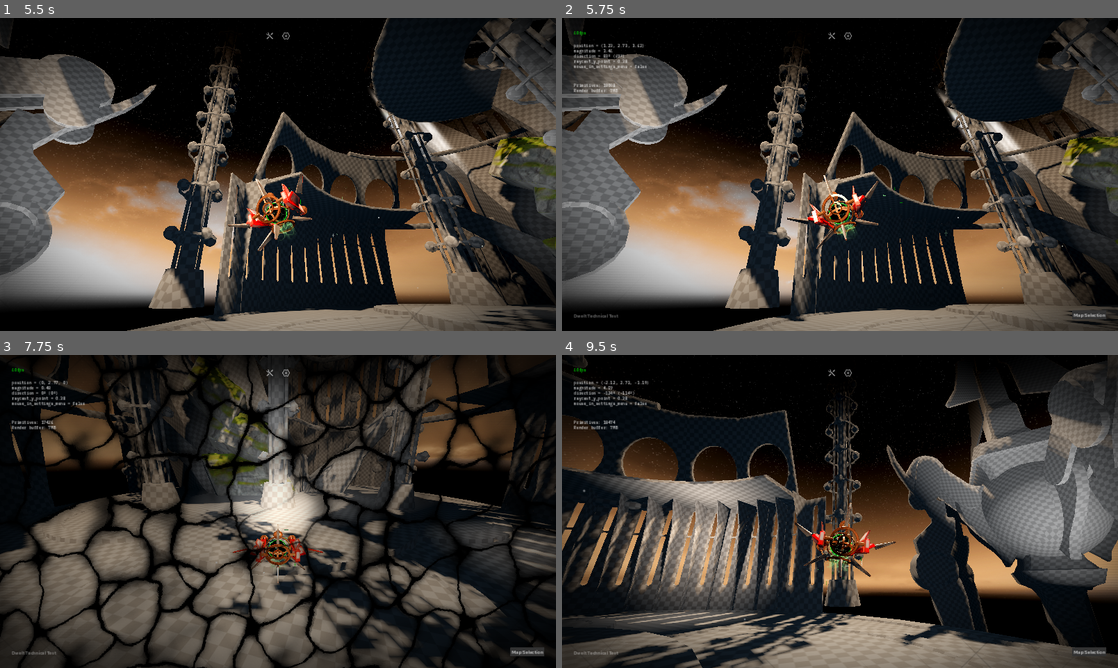
Above: before the commit, frames 1-4 (two rows, left to right).
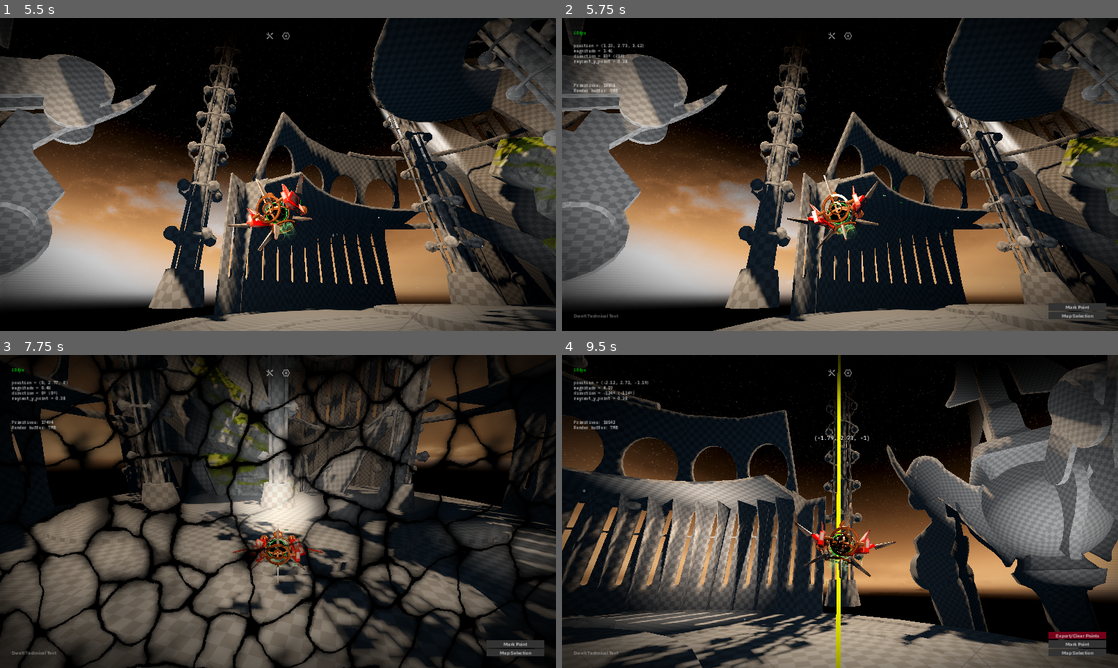
Above: after the commit, the same moments.

Repository: slyllama/dwelt-learn
Game: Godot game, scene res://lib/loading/loading.tscn
Same seed, same stepped clock (60 frames per second), same inputs: the game is played once before the commit and once after it.
Inputs (mouse positions are in pixels of both pictures, inside the frame that each line leads up to):
- Up to frame 1 (5.5 s): click "Play" at 0.5 s; click (272, 36) at 1.25 s; tap Enter at 2 s; move the mouse to (400, 158) at 2.02 s; press the mouse at (400, 158) at 2.03 s; hold D (strafe_right) 2.03-2.75 s; release the mouse at (400, 158) at 2.75 s; drag from (166, 190) to (250, 237) at 2.77 s; move the mouse to (333, 105) at 3.52 s; hold D (strafe_right) 3.53-4.25 s; hold Right mouse button (right_click) 3.53-4.25 s; click (333, 105) at 3.67 s; drag from (250, 237) to (111, 127) at 4.27 s; move the mouse to (444, 221) at 5.02 s; hold A (strafe_left) from 5.03 s (still down); tap Mouse wheel down (zoom_out) at 5.1 s; click (444, 221) at 5.17 s
- Up to frame 2 (5.75 s): keep holding A (strafe_left); tap F2 (toggle_debug) at 5.65 s
- Up to frame 3 (7.75 s): release A (strafe_left) at 5.75 s; click "Map Selection" at 5.75 s; click "Play" at 6.5 s; click (517, 642) at 7.25 s, where only the run after the commit has a clickable "Mark Point"
- Up to frame 4 (9.5 s): drag from (673, 464) to (756, 433) at 8.02 s; move the mouse to (867, 511) at 8.77 s; hold S (move_back) from 8.78 s (still down); tap F (interact) at 8.85 s; click (867, 511) at 8.92 s; tap F3 (debug_action, bound only after the commit) at 9.4 s

Frame 1 is identical in both runs. In frame 2, 0.4% of the frame differs, in the area x 2-98%, y 14-97%; in frame 3, 0.5%; in frame 4, 1.3%, in the area x 2-98%, y 0-100%.

Commit message:
DWLT-9 added point marking to debug

Diff:
--- a/generic/debug_theme.tres
+++ b/generic/debug_theme.tres
@@ -27,6 +27,8 @@
 corner_radius_bottom_right = 2
 corner_radius_bottom_left = 2
 
+[sub_resource type="StyleBoxEmpty" id="StyleBoxEmpty_0er1m"]
+
 [sub_resource type="StyleBoxFlat" id="StyleBoxFlat_ciiu4"]
 bg_color = Color(0.146641, 0.146641, 0.146641, 1)
 
@@ -40,6 +42,7 @@
 Button/styles/normal = SubResource("StyleBoxFlat_um4et")
 Label/font_sizes/font_size = 16
 Label/fonts/font = ExtResource("1_4xjey")
+Panel/styles/panel = SubResource("StyleBoxEmpty_0er1m")
 ProgressBar/styles/background = SubResource("StyleBoxFlat_ciiu4")
 ProgressBar/styles/fill = SubResource("StyleBoxFlat_xijcw")
 RichTextLabel/font_sizes/normal_font_size = 16
--- a/lib/player/player.gd
+++ b/lib/player/player.gd
@@ -78,7 +78,6 @@
 	Global.debug_details_text += "\ndirection = " + Utilities.fstr(%CamPivot.rotation_degrees.y, 1)
 	Global.debug_details_text += "\u00B0 (" + str(snapped($Lemonade.rotation_degrees.y, 1))  + "\u00B0)"
 	Global.debug_details_text += "\nraycast_y_point = " + Utilities.fstr(Global.raycast_y_point)
-	Global.debug_details_text += "\nmouse_in_settings_menu = " + str(Global.mouse_in_settings_menu)
 	if Global.in_area_name != "":
 		Global.debug_details_text += ("\n[color=yellow]Over: '" + str(Global.in_area_name) + "'[/color]")
 
--- a/lib/ui/debug_pane/debug_pane.gd
+++ b/lib/ui/debug_pane/debug_pane.gd
@@ -1,6 +1,32 @@
 extends CanvasLayer
 
 @export var fps_lower_limit = 20
+var marked_points = []
+var marked_point_nodes = []
+const PointMarker = preload("res://lib/ui/debug_pane/point_marker.tscn")
+
+# Utilities for marking and clearing points
+func mark_point_at_player():
+	$ControlPanel/ControlVBox/ClearPoints.visible = true
+	var snapped_point = Vector3(
+		snapped(Global.player_position.x, 0.01),
+		snapped(Global.player_position.y, 0.01),
+		snapped(Global.player_position.z, 0.01))
+	print("[Debug] marked point " + str(snapped_point) + ".")
+	marked_points.append(snapped_point)
+	var marker = PointMarker.instantiate()
+	marker.position = snapped_point
+	marker.position.y += 3.0
+	marker.get_node("Label").text = str(snapped_point)
+	add_child(marker)
+	marked_point_nodes.append(marker)
+
+func clear_points():
+	$ControlPanel/ControlVBox/ClearPoints.visible = false
+	print("[Debug] marked points: " + str(marked_points) + ".")
+	marked_points = []
+	for marker in marked_point_nodes: marker.queue_free()
+	marked_point_nodes = []
 
 func _ready():
 	$Render.text = ""
@@ -11,7 +37,10 @@
 func _input(_event):
 	if Input.is_action_just_pressed("toggle_debug"):
 		Global.debug_state = !Global.debug_state
+		if Global.debug_state == false: clear_points()
 		Global.debug_toggled.emit()
+	if Input.is_action_just_pressed("debug_action"):
+		if Global.debug_state == true: mark_point_at_player()
 
 var i = 0
 
@@ -39,3 +68,7 @@
 
 func _on_map_selection_pressed():
 	get_tree().change_scene_to_file("res://lib/loading/loading.tscn")
+
+func _on_mark_point_pressed(): mark_point_at_player()
+func _on_clear_points_pressed(): clear_points()
+func _mouseover(): Global.button_hover.emit()
--- a/lib/ui/debug_pane/debug_pane.tscn
+++ b/lib/ui/debug_pane/debug_pane.tscn
@@ -1,8 +1,11 @@
-[gd_scene load_steps=4 format=3 uid="uid://dq3aqaliycowy"]
+[gd_scene load_steps=5 format=3 uid="uid://dq3aqaliycowy"]
 
 [ext_resource type="Script" path="res://lib/ui/debug_pane/debug_pane.gd" id="1_sn71f"]
 [ext_resource type="Theme" uid="uid://dfe36tnn0c1ud" path="res://generic/debug_theme.tres" id="3_480m7"]
 [ext_resource type="FontFile" uid="uid://bhk1jyryyb1be" path="res://generic/fonts/plex_mono.otf" id="3_egsd7"]
+
+[sub_resource type="StyleBoxFlat" id="StyleBoxFlat_mh6ac"]
+bg_color = Color(0.459199, 0, 0.0975775, 1)
 
 [node name="DebugPane" type="CanvasLayer"]
 script = ExtResource("1_sn71f")
@@ -59,19 +62,52 @@
 text = "Dwelt Technical Test"
 fit_content = true
 
-[node name="MapSelection" type="Button" parent="."]
+[node name="ControlPanel" type="Panel" parent="."]
 anchors_preset = 3
 anchor_left = 1.0
 anchor_top = 1.0
 anchor_right = 1.0
 anchor_bottom = 1.0
-offset_left = -158.0
-offset_top = -71.0
+offset_left = -240.0
+offset_top = -240.0
 offset_right = -40.0
 offset_bottom = -40.0
 grow_horizontal = 0
 grow_vertical = 0
 theme = ExtResource("3_480m7")
+
+[node name="ControlVBox" type="VBoxContainer" parent="ControlPanel"]
+layout_mode = 1
+anchors_preset = 15
+anchor_right = 1.0
+anchor_bottom = 1.0
+grow_horizontal = 2
+grow_vertical = 2
+alignment = 2
+
+[node name="ClearPoints" type="Button" parent="ControlPanel/ControlVBox"]
+visible = false
+layout_mode = 2
+size_flags_vertical = 8
+mouse_filter = 1
+theme = ExtResource("3_480m7")
+theme_override_styles/normal = SubResource("StyleBoxFlat_mh6ac")
+text = "Export/Clear Points"
+
+[node name="MarkPoint" type="Button" parent="ControlPanel/ControlVBox"]
+layout_mode = 2
+theme = ExtResource("3_480m7")
+text = "Mark Point
+"
+
+[node name="MapSelection" type="Button" parent="ControlPanel/ControlVBox"]
+layout_mode = 2
+theme = ExtResource("3_480m7")
 text = "Map Selection"
 
-[connection signal="pressed" from="MapSelection" to="." method="_on_map_selection_pressed"]
+[connection signal="mouse_entered" from="ControlPanel/ControlVBox/ClearPoints" to="." method="_mouseover"]
+[connection signal="pressed" from="ControlPanel/ControlVBox/ClearPoints" to="." method="_on_clear_points_pressed"]
+[connection signal="mouse_entered" from="ControlPanel/ControlVBox/MarkPoint" to="." method="_mouseover"]
+[connection signal="pressed" from="ControlPanel/ControlVBox/MarkPoint" to="." method="_on_mark_point_pressed"]
+[connection signal="mouse_entered" from="ControlPanel/ControlVBox/MapSelection" to="." method="_mouseover"]
+[connection signal="pressed" from="ControlPanel/ControlVBox/MapSelection" to="." method="_on_map_selection_pressed"]
--- /dev/null
+++ b/lib/ui/debug_pane/point_marker.tscn
@@ -0,0 +1,30 @@
+[gd_scene load_steps=4 format=3 uid="uid://bqrb0fl7mak57"]
+
+[ext_resource type="FontFile" uid="uid://bhk1jyryyb1be" path="res://generic/fonts/plex_mono.otf" id="1_7wlmy"]
+[ext_resource type="Texture2D" uid="uid://c145ygljk20uj" path="res://lib/ui/highlight_decal/tex/circle.png" id="2_24386"]
+
+[sub_resource type="StandardMaterial3D" id="StandardMaterial3D_ikheg"]
+shading_mode = 0
+albedo_color = Color(1, 1, 0, 1)
+
+[node name="PointMarker" type="CSGBox3D"]
+cast_shadow = 0
+size = Vector3(0.06, 30, 0.06)
+material = SubResource("StandardMaterial3D_ikheg")
+
+[node name="Label" type="Label3D" parent="."]
+transform = Transform3D(1, 0, 0, 0, 1, 0, 0, 0, 1, 0, 0, 0.1)
+pixel_size = 0.001
+billboard = 1
+double_sided = false
+no_depth_test = true
+fixed_size = true
+text = "[Coord]"
+font = ExtResource("1_7wlmy")
+font_size = 27
+outline_size = 10
+
+[node name="Decal" type="Decal" parent="."]
+size = Vector3(2, 30, 2)
+texture_emission = ExtResource("2_24386")
+modulate = Color(1, 1, 0, 1)
--- a/project.godot
+++ b/project.godot
@@ -95,6 +95,11 @@
 "events": [Object(InputEventMouseButton,"resource_local_to_scene":false,"resource_name":"","device":-1,"window_id":0,"a …(256 unchanged characters)…
 ]
 }
+debug_action={
+"deadzone": 0.5,
+"events": [Object(InputEventKey,"resource_local_to_scene":false,"resource_name":"","device":-1,"window_id":0,"alt_pressed":false,"shift_pressed":false,"ctrl_pressed":false,"meta_pressed":false,"pressed":false,"keycode":0,"physical_keycode":4194334,"key_label":0,"unicode":0,"echo":false,"script":null)
+]
+}
 
 [rendering]
 
Not shown: 1 places in generic/debug_theme.tres that only renumber resources
